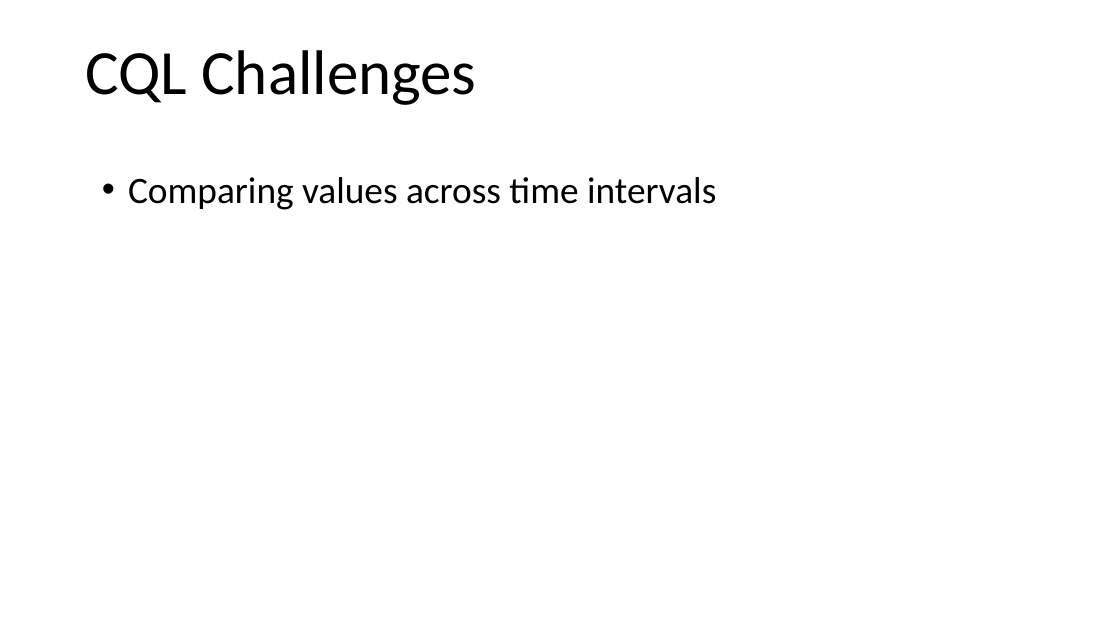
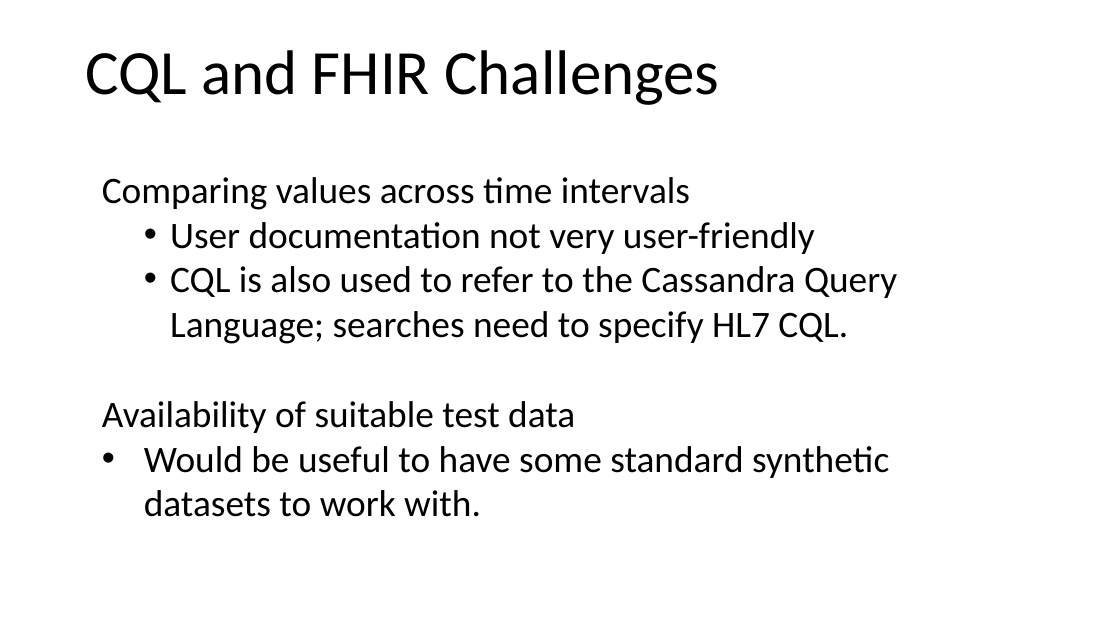
Before and after one commit to christophe-stevens/HDR-UK-COLLAB-TEAM2, a slide deck: slide 6 of DraftPresentation_AKI_HDRUK_TEAM2.pptx (slide 5 before the commit). Drawn at 1120x630 pixels with LibreOffice and Linux fonts; fonts in the diff are those of the drawing. Boxes give left, top, right and bottom in pixels: in the first picture for what was removed or moved away, otherwise in the second. Text is boxed around its words. In the diff, an @@ line names an element or a change of style, - is before the commit and + after.

```diff
--- a/DraftPresentation_AKI_HDRUK_TEAM2.pptx
+++ b/DraftPresentation_AKI_HDRUK_TEAM2.pptx
@@ text at (85,50,719,105): text changed @@
-CQL Challenges
+CQL and FHIR Challenges
@@ text at (102,177,690,210): bullet • to none @@
@@ text at (102,222,897,517): paragraphs added @@
+  • User documentation not very user-friendly
+  • CQL is also used to refer to the Cassandra Query Language; searches need to specify HL7 CQL.
+Availability of suitable test data
+• Would be useful to have some standard synthetic datasets to work with.
```
Also in this commit, not shown: 1 other slide changed, 2 slides added, 1 other file.
